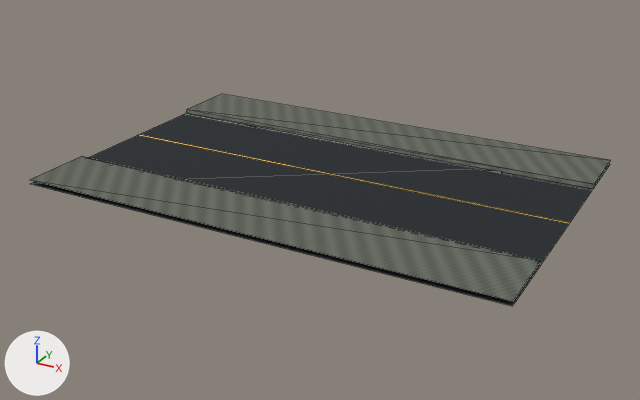
The glTF model Resource/Export/CQ04B/road_local_2lane_16m_LOD0.glb: old version first, new version second.
One viewpoint serves both versions: a 50 mm lens placed at (20.93, -24.05, 11.01), pointed at (7.95, -0.46, -0.78). The axes (+X, +Y, +Z) are drawn at lower left. The lights are the same throughout. The older version comes first. Mesh edges are drawn as thin lines on the coarser meshes. Vertices at exactly the same position are counted once.

The older version as bpy lines, for what is in view:
```python
me_road_local_2lane_16m_lod0_markings = bpy.data.meshes.new('road_local_2lane_16m_LOD0_markings')
me_road_local_2lane_16m_lod0_markings.from_pydata(...)  # 12 vertices, 6 faces; spans x 0.0..16.0, y -2.9..2.9, z 0.0
# faces by material slot: [2, 4]
me_road_local_2lane_16m_lod0_markings.materials.append(mat_amber_lane_paint)  # yellow #f9d059
me_road_local_2lane_16m_lod0_markings.materials.append(mat_reflective_ceramic_paint)  # white #e7efea
me_road_local_2lane_16m_lod0_surface = bpy.data.meshes.new('road_local_2lane_16m_LOD0_surface')
me_road_local_2lane_16m_lod0_surface.from_pydata(...)  # 16 vertices, 10 faces; spans x 0.0..16.0, y -5.4..5.4, z 0.0..0.1
# faces by material slot: [2, 4, 4]
me_road_local_2lane_16m_lod0_surface.materials.append(mat_road_basalt)
me_road_local_2lane_16m_lod0_surface.materials.append(mat_concrete_paving)
me_road_local_2lane_16m_lod0_surface.materials.append(mat_cast_curb)
ob_road_local_2lane_16m__markings = bpy.data.objects.new('road_local_2lane_16m__markings', me_road_local_2lane_16m_lod0_markings)
ob_road_local_2lane_16m__markings.location = (0.0, 0.0, 0.0)
ob_road_local_2lane_16m__surface = bpy.data.objects.new('road_local_2lane_16m__surface', me_road_local_2lane_16m_lod0_surface)
ob_road_local_2lane_16m__surface.location = (0.0, 0.0, 0.0)
```
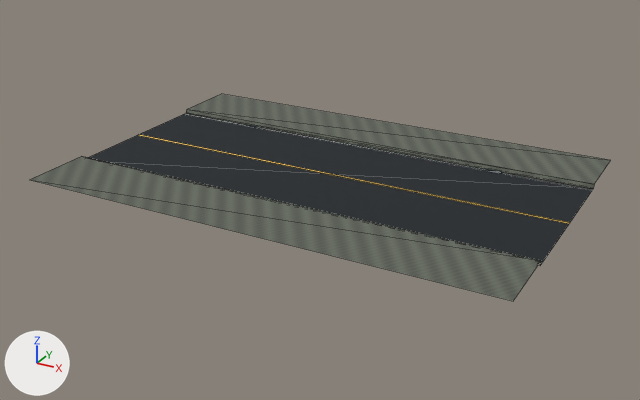
Boxes [x1, y1, x2, y2] around the edits, measured in the pictures (640 x 400 px; the box of a moved part takes in the faces that stretch with it):
'road_local_2lane_16m__surface', reshaped
    before: [30, 94, 611, 306]
    after: [30, 94, 611, 301]
part 1 of me_road_local_2lane_16m_lod0_surface, moved or reshaped
    before: [31, 113, 610, 306]
    after: [88, 113, 594, 266]

What the commit changed:
me_road_local_2lane_16m_lod0_surface has 16 vertices, 10 faces and spans x 0.0..16.0, y -5.4..5.4, z 0.0..0.1.
me_road_local_2lane_16m_lod0_surface is used by ob_road_local_2lane_16m__surface; location (0.0, 0.0, 0.0).
Part 1, on me_road_local_2lane_16m_lod0_surface:
Vertex 0 of me_road_local_2lane_16m_lod0_surface moves from (0.0, -5.4, 0.0) at pixel (29, 183) to (0.0, -3.0, 0.0).
Vertex 1 of me_road_local_2lane_16m_lod0_surface moves from (16.0, -5.4, 0.0) at pixel (512, 306) to (16.0, -3.0, 0.0) at pixel (540, 265).
Vertex 2 of me_road_local_2lane_16m_lod0_surface moves from (16.0, 5.4, 0.0) at pixel (610, 164) to (16.0, 3.0, 0.0) at pixel (593, 188).
Vertex 3 of me_road_local_2lane_16m_lod0_surface moves from (0.0, 5.4, 0.0) to (0.0, 3.0, 0.0) at pixel (186, 112).
